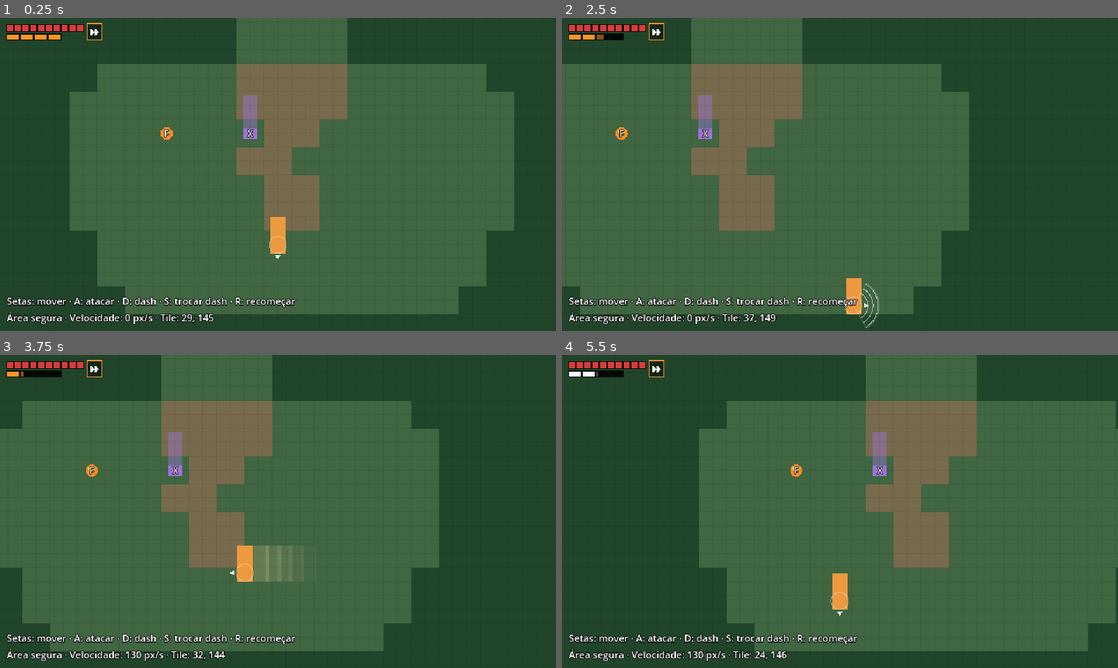
Above: before the commit, frames 1-4 (two rows, left to right).
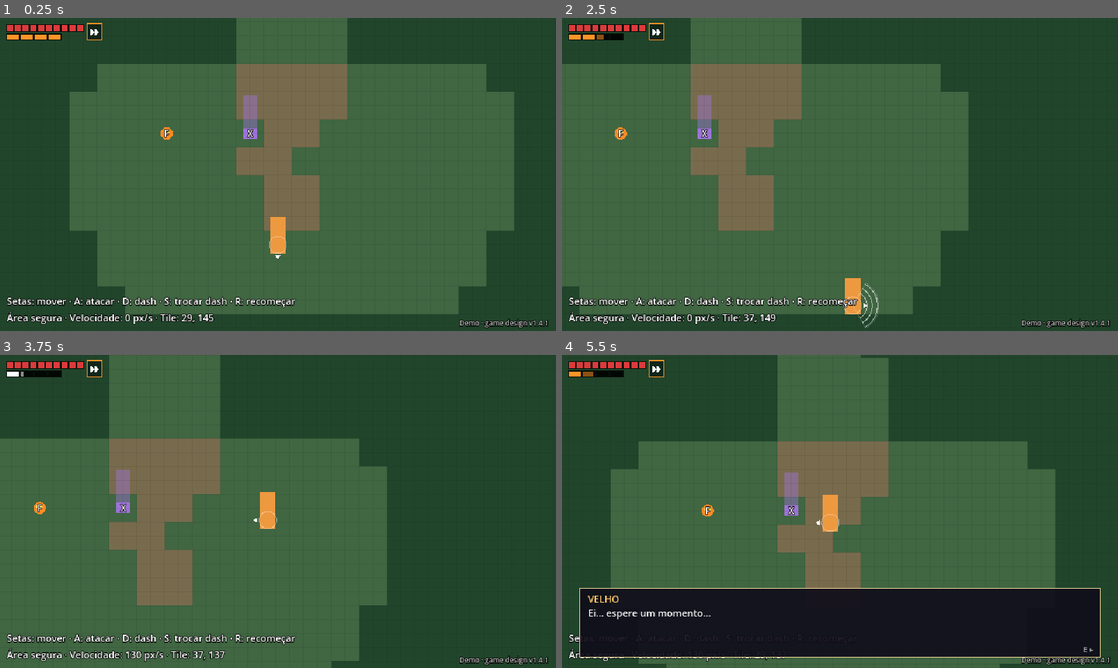
Above: after the commit, the same moments.

Repository: V-bit69/Game-Development
Game: Godot game, scene res://cenas/floresta.tscn
Same seed, same stepped clock (60 frames per second), same inputs: the game is played once before the commit and once after it.
Inputs:
- Up to frame 1 (0.25 s): no input
- Up to frame 2 (2.5 s): tap Enter (ui_accept) at 0.5, 0.77, 1.52 s; hold Right (mover_direita) 0.53-1.28 s; hold A (atacar) 0.53-1.28 s; tap D (dash) at 0.8, 1.35 s; hold Down (mover_baixo) 1.28-2.03 s; tap Q (parry) at 1.55 s; hold Right (mover_direita) from 2.03 s (still down); hold Q (parry) from 2.03 s (still down); tap A (atacar) at 2.3 s
- Up to frame 3 (3.75 s): release Right (mover_direita) at 2.78 s; release Q (parry) at 2.78 s; hold Up (mover_cima) 2.78-3.53 s; tap A (atacar) at 2.85 s; tap Enter (ui_accept) at 3.02 s; tap D (dash) at 3.05 s; hold Left (mover_esquerda) from 3.53 s (still down); hold D (dash) from 3.53 s (still down)
- Up to frame 4 (5.5 s): tap Enter (ui_accept) at 3.77, 4.52 s; tap Q (parry) at 3.8 s; release D (dash) at 4.28 s; tap E (interagir) at 4.35 s; tap A (atacar) at 4.55 s; release Left (mover_esquerda) at 5.03 s; hold Down (mover_baixo) from 5.03 s (still down); hold Q (parry) from 5.03 s (still down); tap D (dash) at 5.3 s

The runs differ from the first frame. In frame 1, 0.3% of the frame differs, in the area x 82-99%, y 96-100%; in frame 2, 0.8%; in frame 3, 30%; in frame 4, 59%, in the area x 1-100%, y 0-100%.

Commit message:
Aplica as respostas do game design (dúvidas 35 a 40) e mostra a versão na tela
Passo em ease-out (480 px/s a zero em 0,1 s) na linha do tempo do golpe,
preferência de 2 s pelo alvo anterior com desempate por distância e ângulo,
fim do ataque guardado, versão do game design no canto da tela, cabeçalho do
doc com 'demo', dúvidas respondidas riscadas. Remove o node_2d.tscn vazio.

Co-Authored-By: Claude Sonnet 5.5 <noreply@anthropic.com>

Diff:
--- a/jogo/scripts/hud.gd
+++ b/jogo/scripts/hud.gd
@@ -87,6 +87,10 @@
 		var largura := size.x - 16.0
 		draw_string_outline(fonte, Vector2(8, 16), sala.objetivo, HORIZONTAL_ALIGNMENT_RIGHT, largura, 10, 3, Color.BLACK)
 		draw_string(fonte, Vector2(8, 16), sala.objetivo, HORIZONTAL_ALIGNMENT_RIGHT, largura, 10, Color(1, 0.92, 0.7))
+	# Versão do game design que esta demo implementa, no canto inferior direito.
+	var versao := "Demo · game design v%s" % Valores.VERSAO_GAME_DESIGN
+	draw_string_outline(fonte, Vector2(8, size.y - 6), versao, HORIZONTAL_ALIGNMENT_RIGHT, size.x - 16.0, 8, 3, Color.BLACK)
+	draw_string(fonte, Vector2(8, size.y - 6), versao, HORIZONTAL_ALIGNMENT_RIGHT, size.x - 16.0, 8, Color(1, 1, 1, 0.75))
 	# Aviso central (coleta, objetivo novo).
 	if _aviso_tempo > 0.0:
 		var alfa := minf(_aviso_tempo / 0.4, 1.0)
--- a/jogo/scripts/jogador.gd
+++ b/jogo/scripts/jogador.gd
@@ -67,9 +67,10 @@
 var _mira := Vector2.DOWN  # direção real do golpe em andamento (ângulo contínuo, com o magnetismo)
 var _alvo_golpe: Node2D = null  # alvo do magnetismo; tem preferência no golpe seguinte
 var _golpe_atingidos: Array[Node] = []  # cada inimigo leva no máximo 1 vez por golpe
-var _passo_restante := 0.0
+var _passo_feito := 0.0  # distância já andada no passo à frente
+var _passo_parado := false  # o passo encostou em algo e parou
+var _alvo_golpe_t := -100.0  # quando o alvo do magnetismo foi mirado (relógio próprio)
 var _intervalo := 0.0  # recuperação depois do golpe; corre mesmo durante o dash
-var _ataque_guardado := false  # A apertado durante um golpe: sai assim que puder
 
 # Parry: janela aberta, recuperação depois de errar, e efeitos visuais.
 var parry_janela := 0.0
@@ -176,7 +177,6 @@
 		return false
 	if golpe_atual != 0:
 		_cancelar_golpe()
-	_ataque_guardado = false
 	if parry_janela > 0.0:
 		_cancelar_parry()
 	if _chute_espera > 0.0:
@@ -277,23 +277,22 @@
 
 # --- Combo --------------------------------------------------------------
 
-## A começa o próximo golpe. Se um golpe ou a recuperação estiver em andamento, fica guardado.
+## A começa o próximo golpe. Durante um golpe ou a recuperação, A não faz nada (não há
+## ataque guardado).
 func pedir_ataque() -> void:
 	if em_dash or parry_janela > 0.0 or _chute_espera > 0.0:
 		return
 	if golpe_atual != 0 or _intervalo > 0.0:
-		_ataque_guardado = true
 		return
 	_comecar_golpe()
 
 
-## "sobra" é o tempo que já passou do fim da recuperação neste quadro, para o ritmo não atrasar.
-func _comecar_golpe(sobra := 0.0) -> void:
+func _comecar_golpe() -> void:
 	golpe_atual = _proximo_golpe
-	_golpe_tempo = sobra
+	_golpe_tempo = 0.0
 	_golpe_atingidos.clear()
-	_passo_restante = Valores.GATO_GOLPE_AVANCO
-	_ataque_guardado = false
+	_passo_feito = 0.0
+	_passo_parado = false
 	var direcao := _ler_direcao()
 	if direcao != Vector2.ZERO:
 		direcao_olhar = direcao
@@ -332,7 +331,7 @@
 	_golpe_tempo += delta
 	velocity = Vector2.ZERO
 	if _golpe_tempo >= Valores.GATO_GOLPE_ANTECIPACAO:
-		_dar_passo(delta)
+		_dar_passo()
 		if _golpe_no_impacto():
 			_golpe_impacto()
 	if _golpe_tempo >= Valores.GATO_GOLPE_DURACAO:
@@ -340,16 +339,21 @@
 
 
 ## No início do impacto o gato dá um passo à frente, na direção do golpe, mesmo sem
-## inimigo. O passo para ao encostar no corpo de um inimigo ou em obstáculo.
-func _dar_passo(delta: float) -> void:
-	if _passo_restante <= 0.0:
-		return
-	var passo := minf(Valores.GATO_GOLPE_AVANCO_VELOCIDADE * delta, _passo_restante)
-	velocity = _mira * Valores.GATO_GOLPE_AVANCO_VELOCIDADE
-	if move_and_collide(_mira * passo) != null:
-		_passo_restante = 0.0
-	else:
-		_passo_restante -= passo
+## inimigo. A velocidade começa em 480 px/s e cai linearmente a zero em 0,1 s (ease-out),
+## andando os 24 px. O passo é função do tempo do golpe (e não de um relógio à parte),
+## então o hitstop, que pausa o jogo, pausa o passo junto. Para ao encostar no corpo de
+## um inimigo ou em obstáculo.
+func _dar_passo() -> void:
+	if _passo_parado:
+		return
+	var t := clampf(_golpe_tempo - Valores.GATO_GOLPE_ANTECIPACAO, 0.0, Valores.GATO_GOLPE_IMPACTO)
+	var v0 := Valores.GATO_GOLPE_AVANCO_VELOCIDADE
+	velocity = _mira * v0 * (1.0 - t / Valores.GATO_GOLPE_IMPACTO)
+	var ate_agora := v0 * (t - t * t / (2.0 * Valores.GATO_GOLPE_IMPACTO))
+	var falta := ate_agora - _passo_feito
+	_passo_feito = ate_agora
+	if falta > 0.0 and move_and_collide(_mira * falta) != null:
+		_passo_parado = true
 
 
 ## Depois do golpe vem a recuperação, que só termina quando o gato pode atacar de novo.
@@ -358,23 +362,12 @@
 	_intervalo = _recuperacao_golpe(golpe_atual) - sobra
 	_proximo_golpe = golpe_atual % 3 + 1
 	golpe_atual = 0
-	_passo_restante = 0.0
 	velocity = Vector2.ZERO
 
 
 ## A recuperação corre sempre, até durante o dash: o dash não a encurta.
 func _atualizar_recuperacao(delta: float) -> void:
-	if _intervalo <= 0.0:
-		return
-	_intervalo -= delta
-	if _intervalo > 0.0:
-		return
-	var sobra := -_intervalo
-	_intervalo = 0.0
-	var livre := not (em_dash or em_escalada or parry_janela > 0.0 or _chute_espera > 0.0)
-	if _ataque_guardado and livre:
-		_comecar_golpe(sobra)
-	_ataque_guardado = false
+	_intervalo = maxf(_intervalo - delta, 0.0)
 
 
 ## Desfaz o golpe em andamento. Só vale na antecipação (ver pedir_dash e pedir_parry):
@@ -382,8 +375,6 @@
 func _cancelar_golpe() -> void:
 	golpe_atual = 0
 	_golpe_tempo = 0.0
-	_passo_restante = 0.0
-	_ataque_guardado = false
 	velocity = Vector2.ZERO
 
 
@@ -392,10 +383,12 @@
 ## Define a direção real do golpe. Procura o inimigo vivo mais perto num cone de ±45°
 ## em volta de direcao_olhar, até o alcance efetivo + margem. Achando, o golpe, o passo
 ## e o leque apontam para ele, em ângulo contínuo, e o sprite usa a direção de 8 mais
-## próxima. O alvo do golpe anterior tem preferência enquanto estiver no cone.
+## próxima. O alvo do golpe anterior tem preferência enquanto estiver no cone e dentro
+## do prazo de 2 s. Depois vai o mais próximo; em empate, o de menor ângulo.
 func _apontar_golpe() -> void:
 	var alvo := _achar_alvo_magnetismo()
 	_alvo_golpe = alvo
+	_alvo_golpe_t = _tempo
 	if alvo == null:
 		_mira = direcao_olhar
 		return
@@ -407,16 +400,20 @@
 func _achar_alvo_magnetismo() -> Node2D:
 	var efetivo := Valores.GATO_ALCANCE_EFETIVO_3 if golpe_atual == 3 else Valores.GATO_ALCANCE_EFETIVO_1_2
 	var alcance := efetivo + Valores.GATO_MAGNETISMO_MARGEM
-	if _alvo_valido(_alvo_golpe, alcance):
+	if _tempo - _alvo_golpe_t <= Valores.GATO_MAGNETISMO_PREFERENCIA and _alvo_valido(_alvo_golpe, alcance):
 		return _alvo_golpe
 	var melhor: Node2D = null
 	var menor := INF
+	var menor_angulo := INF
 	for inimigo in get_tree().get_nodes_in_group("inimigos"):
 		if not _alvo_valido(inimigo, alcance):
 			continue
 		var d := _distancia_ate(inimigo)
-		if d < menor:
-			menor = d
+		var angulo := absf(direcao_olhar.angle_to(inimigo.global_position - global_position))
+		var empate := absf(d - menor) <= Valores.GATO_MAGNETISMO_EMPATE
+		if d < menor - Valores.GATO_MAGNETISMO_EMPATE or (empate and angulo < menor_angulo):
+			menor = minf(d, menor)
+			menor_angulo = angulo
 			melhor = inimigo
 	return melhor
 
@@ -531,7 +528,6 @@
 		return false
 	if golpe_atual != 0:
 		_cancelar_golpe()
-	_ataque_guardado = false
 	parry_janela = Valores.GATO_PARRY_JANELA
 	Som.tocar("parry")
 	return true
--- a/jogo/scripts/valores.gd
+++ b/jogo/scripts/valores.gd
@@ -4,6 +4,9 @@
 ## Para calibrar, mude o número aqui e rode o jogo de novo (F5).
 ## Distâncias em px da arte (base 640 × 360, ampliada 3× na tela), velocidades
 ## em px/s, tempos em segundos.
+
+# Versão do game design que o protótipo implementa (aparece na tela). Atualize junto com o doc.
+const VERSAO_GAME_DESIGN := "1.4.1"
 
 # --- Escala ---
 const TILE := 16.0
@@ -40,9 +43,11 @@
 const GATO_ANGULO_GOLPE_3 := 90.0  # corte vertical
 const GATO_GOLPE_IMPACTO := 0.1  # janela em que a hitbox fica ativa, no início da execução (s)
 const GATO_GOLPE_AVANCO := KNOCKBACK_PADRAO  # passo à frente em cada golpe: 24 px (igual ao knockback)
-const GATO_GOLPE_AVANCO_VELOCIDADE := GATO_GOLPE_AVANCO / GATO_GOLPE_IMPACTO  # 240 px/s: o passo dura o impacto (dúvida)
+const GATO_GOLPE_AVANCO_VELOCIDADE := 2.0 * GATO_GOLPE_AVANCO / GATO_GOLPE_IMPACTO  # 480 px/s no começo, caindo linearmente a zero em 0,1 s (ease-out): anda os 24 px
 const GATO_MAGNETISMO_CONE := 45.0  # graus para cada lado da direção do olhar (seção 18)
 const GATO_MAGNETISMO_MARGEM := 10.0  # px além do alcance efetivo
+const GATO_MAGNETISMO_PREFERENCIA := 2.0  # s: por quanto tempo o alvo anterior tem preferência
+const GATO_MAGNETISMO_EMPATE := 1.0  # px: distâncias dentro dessa folga empatam; desempata o menor ângulo
 const HITSTOP := 0.05  # congelamento curto a cada acerto
 const GATO_DANO_GARRA := 1
 const GATO_DANO_ESPADA := 2
--- a/jogo/testes/teste_m3.gd
+++ b/jogo/testes/teste_m3.gd
@@ -1,6 +1,7 @@
 extends SceneTree
 ## Teste automático do M3 (combo, dano do dash, knockback) já com o game design v1.4.1:
-## fases do golpe, cancelamento, leque, passo de 24 px e magnetismo de mira.
+## fases do golpe, cancelamento, leque, passo de 24 px (ease-out), magnetismo de mira e
+## sem ataque guardado (respostas do game design de 04/10).
 ## Rodar na pasta jogo/:
 ##   godot --headless --path . -s res://testes/teste_m3.gd
 
@@ -34,6 +35,7 @@
 	_conferir("duração 0,308 = antecipação 0,077 + execução 0,231", absf(_v.GATO_GOLPE_DURACAO - 0.3077) < 0.001 and absf(_v.GATO_GOLPE_ANTECIPACAO - 0.0769) < 0.001 and absf(_v.GATO_GOLPE_EXECUCAO - 0.2308) < 0.001)
 	_conferir("recuperações 0,154 / 0,308 / 0,4", absf(_v.GATO_RECUPERACAO_GOLPE_1 - 0.1538) < 0.001 and absf(_v.GATO_RECUPERACAO_GOLPE_2 - 0.3077) < 0.001 and _v.GATO_RECUPERACAO_GOLPE_3 == 0.4)
 	_conferir("alcances 30 / 40 e aberturas 120° / 90°", _v.GATO_ALCANCE_ATAQUE == 30.0 and _v.GATO_ALCANCE_GOLPE_3 == 40.0 and _v.GATO_ANGULO_ATAQUE == 120.0 and _v.GATO_ANGULO_GOLPE_3 == 90.0)
+	_conferir("passo: 480 px/s caindo a zero em 0,1 s anda 24 px", _v.GATO_GOLPE_AVANCO_VELOCIDADE == 480.0 and absf(_v.GATO_GOLPE_AVANCO_VELOCIDADE * _v.GATO_GOLPE_IMPACTO / 2.0 - 24.0) < 0.001)
 	_conferir("alcance efetivo 54 / 64, knockback e passo 24", _v.GATO_ALCANCE_EFETIVO_1_2 == 54.0 and _v.GATO_ALCANCE_EFETIVO_3 == 64.0 and _v.KNOCKBACK_PADRAO == 24.0 and _v.GATO_GOLPE_AVANCO == 24.0)
 
 	# --- Ritmo do combo, sem alvo: golpes em 0 / 0,462 / 1,077 / 1,785 s (ciclo ≈ 1,78 s) ---
@@ -50,7 +52,7 @@
 	var esperado := [0.0, 0.4615, 1.0769, 1.7846]
 	var ok := true
 	for i in 4:
-		ok = ok and absf(tempos[i] - esperado[i]) <= QUADRO * 1.5
+		ok = ok and absf(tempos[i] - esperado[i]) <= QUADRO * (1.5 + i)  # sem ataque guardado, cada golpe espera o próximo quadro
 	_conferir("tempos do combo 0 / 0,46 / 1,08 / 1,78 s (%s)" % [tempos.map(func(t): return snappedf(t, 0.01))], ok)
 	await _fim_do_combo()
 	_jogador.position = _inicio
@@ -61,6 +63,30 @@
 	_jogador.pedir_ataque()
 	await _fim_do_combo()
 	_conferir("passo de 24 px sem inimigo (andou %.1f)" % (_jogador.position.x - _inicio.x), absf(_jogador.position.x - _inicio.x - 24.0) < 1.0)
+	_jogador.position = _inicio
+
+	# Ease-out: o passo anda mais nos primeiros quadros do impacto, acompanha a curva e acaba em 24 px.
+	_jogador._proximo_golpe = 1
+	_jogador.pedir_ataque()
+	var passos: Array[float] = []
+	var desvio := 0.0
+	var x_ant := _jogador.position.x
+	while _jogador.golpe_atual != 0:
+		await _esperar(1)
+		passos.append(_jogador.position.x - x_ant)
+		x_ant = _jogador.position.x
+		var t := clampf(_jogador._golpe_tempo - _v.GATO_GOLPE_ANTECIPACAO, 0.0, _v.GATO_GOLPE_IMPACTO)
+		var esperado_x: float = _v.GATO_GOLPE_AVANCO_VELOCIDADE * (t - t * t / (2.0 * _v.GATO_GOLPE_IMPACTO))
+		if _jogador.golpe_atual != 0:
+			desvio = maxf(desvio, absf(_jogador.position.x - _inicio.x - esperado_x))
+	var andando := passos.filter(func(d): return d > 0.001).slice(1)  # o 1º quadro pega só uma fração da janela
+	var decrescente := true
+	for i in range(1, andando.size()):
+		decrescente = decrescente and andando[i] <= andando[i - 1] + 0.001
+	_conferir("passo em ease-out: cada quadro anda menos que o anterior (%s)" % [andando.map(func(d): return snappedf(d, 0.1))], andando.size() >= 5 and decrescente)
+	_conferir("e segue a curva da linha do tempo do golpe (desvio %.2f px)" % desvio, desvio < 0.01)
+	await _fim_do_combo()
+	_conferir("termina nos 24 px (andou %.1f)" % (_jogador.position.x - _inicio.x), absf(_jogador.position.x - _inicio.x - 24.0) < 0.1)
 	_jogador.position = _inicio
 
 	# --- O passo para ao encostar no corpo do inimigo (sem knockback, ele não sai do lugar) ---
@@ -93,6 +119,7 @@
 	_jogador.pedir_ataque()
 	await _ate(func(): return alvo.vida < 2)
 	_conferir("golpe 2 alcança e tira 1 (vida %d, dist %.1f)" % [alvo.vida, alvo.position.x - _jogador.position.x], alvo.vida == 1)
+	await _fim_do_combo()
 	_jogador.pedir_ataque()
 	await _ate(func(): return alvo.morto or _jogador.golpe_atual == 0 and _jogador._intervalo == 0.0 and _jogador._proximo_golpe == 1)
 	_conferir("golpe 3 (espada) tira 2 e mata", alvo.morto and alvo.vida == 0)
@@ -200,10 +227,25 @@
 	await _esperar(2)
 	_conferir("dash na recuperação funciona", _jogador.pedir_dash() and _jogador.em_dash)
 	await _fim_do_dash()
-	_jogador.pedir_ataque()
-	await _ate(func(): return inicios.back()[0] == 3, 120)
+	while inicios.back()[0] != 3:
+		_jogador.pedir_ataque()
+		await _esperar(1)
 	var espera: float = inicios.back()[1] - fim_golpe_2
 	_conferir("e a recuperação do golpe 2 continua 0,308 s (%.3f)" % espera, absf(espera - 0.3077) <= QUADRO * 1.5)
+	await _fim_do_combo()
+	_jogador.position = _inicio
+
+	# --- Não existe ataque guardado: A durante o golpe ou a recuperação não faz nada ---
+	await _fim_do_combo()
+	_jogador._proximo_golpe = 1
+	inicios.clear()
+	_jogador.pedir_ataque()
+	await _esperar(5)
+	_jogador.pedir_ataque()  # no meio do golpe 1
+	await _ate(func(): return _jogador.golpe_atual == 0 and _jogador._intervalo > 0.0)
+	_jogador.pedir_ataque()  # na recuperação
+	await _esperar(40)
+	_conferir("A no golpe ou na recuperação é ignorado: só o golpe 1 saiu (%s)" % [inicios.map(func(i): return i[0])], inicios.size() == 1 and _jogador.golpe_atual == 0)
 	await _fim_do_combo()
 	_jogador.position = _inicio
 
@@ -265,9 +307,22 @@
 	var longe := await _novo_alvo(centro + Vector2.from_angle(deg_to_rad(-20.0)) * 50.0)
 	_conferir("dois no cone: o mais próximo é o alvo", _achar(1) == perto)
 	_jogador._alvo_golpe = longe
+	_jogador._alvo_golpe_t = _jogador._tempo
 	_conferir("o alvo anterior tem preferência enquanto está no cone", _achar(1) == longe)
+	_jogador._alvo_golpe_t = _jogador._tempo - 1.9
+	_conferir("a preferência vale por 2 s (1,9 s: ainda vale)", _achar(1) == longe)
+	_jogador._alvo_golpe_t = _jogador._tempo - 2.1
+	_conferir("passados 2 s, vai no mais próximo (2,1 s)", _achar(1) == perto)
+	_jogador._alvo_golpe_t = _jogador._tempo
 	longe.position = centro + Vector2.from_angle(deg_to_rad(-80.0)) * 50.0
 	_conferir("saiu do cone: volta ao mais próximo", _achar(1) == perto)
+	# Desempate: distâncias dentro de 1 px empatam e vale o de menor ângulo; fora disso, o mais próximo.
+	_jogador._alvo_golpe = null
+	perto.position = centro + Vector2(40, 0)  # 0°, borda a 31 px
+	longe.position = centro + Vector2.from_angle(deg_to_rad(20.0)) * 41.0  # 20°, borda a ~30,3 px (empate)
+	_conferir("empate de distância (0,7 px): vale o menor ângulo", _achar(1) == perto)
+	longe.position = centro + Vector2.from_angle(deg_to_rad(20.0)) * 38.0  # borda a ~27,4 px (3 px mais perto)
+	_conferir("sem empate: vale o mais próximo, mesmo com ângulo maior", _achar(1) == longe)
 	longe.queue_free()
 	perto.queue_free()
 	await _esperar(1)
Not shown, changed: docs/03-roadmap.md
Not shown, changed: docs/04-game-design-demo.md
Not shown, changed: jogar/index.html
Not shown, changed: jogar/index.pck
Not shown, changed: jogo/README.md
